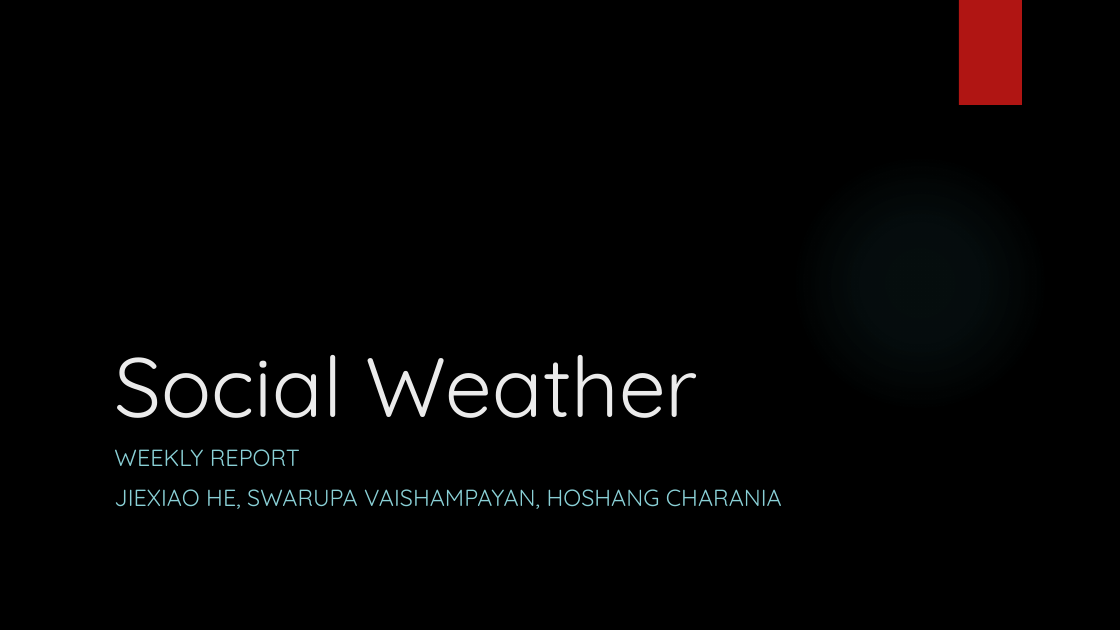
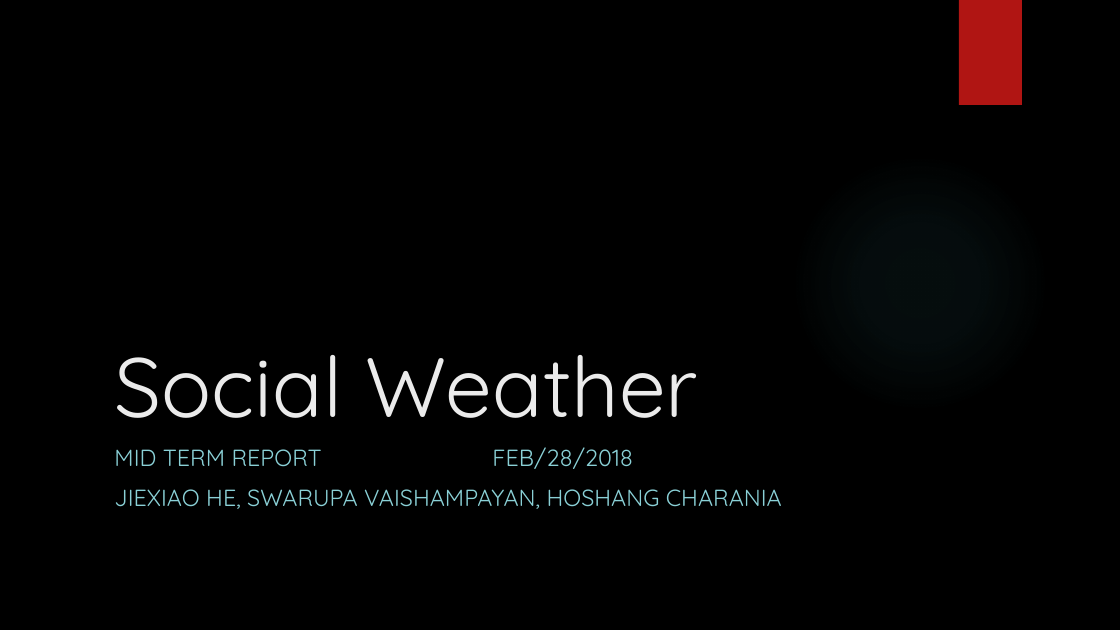
Before and after one commit to SocialWeather/SocialWeather, a slide deck: slide 1 of Social Weather Presentation.pptx. Drawn at 1120x630 pixels with LibreOffice and Linux fonts; fonts in the diff are those of the drawing; background and template pictures are left out. Boxes give left, top, right and bottom in pixels: in the first picture for what was removed or moved away, otherwise in the second. Text is boxed around its words. In the diff, an @@ line names an element or a change of style, - is before the commit and + after.

```diff
--- a/Social Weather Presentation.pptx
+++ b/Social Weather Presentation.pptx
@@ subtitle at (114, 447, 633, 469): text changed @@
-WEEKLY REPORT
+MID TERM REPORT FEB/28/2018
```
Also in this commit, not shown: 2 other slides changed, 4 slides added, 1 slide removed.
